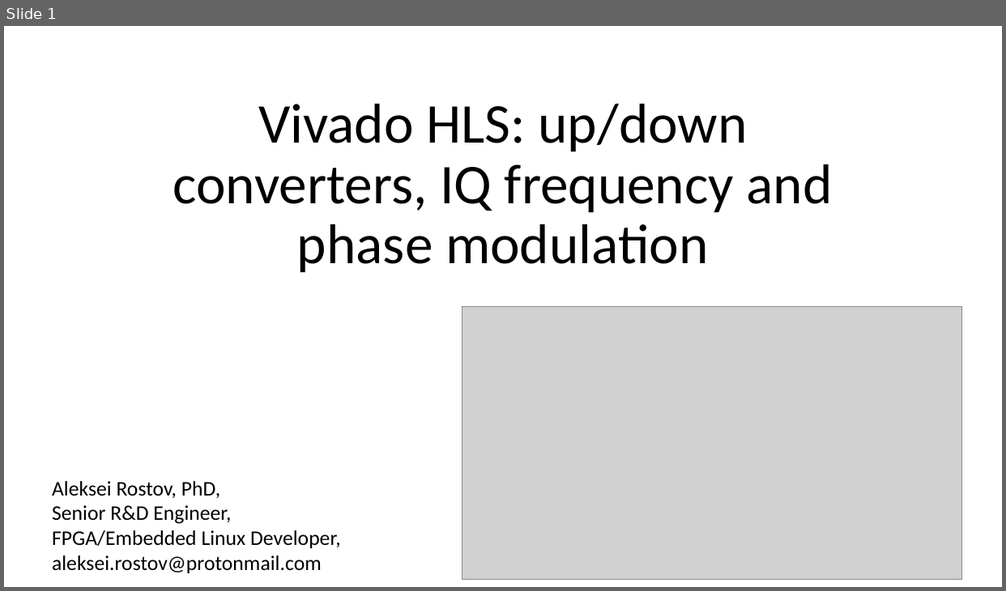
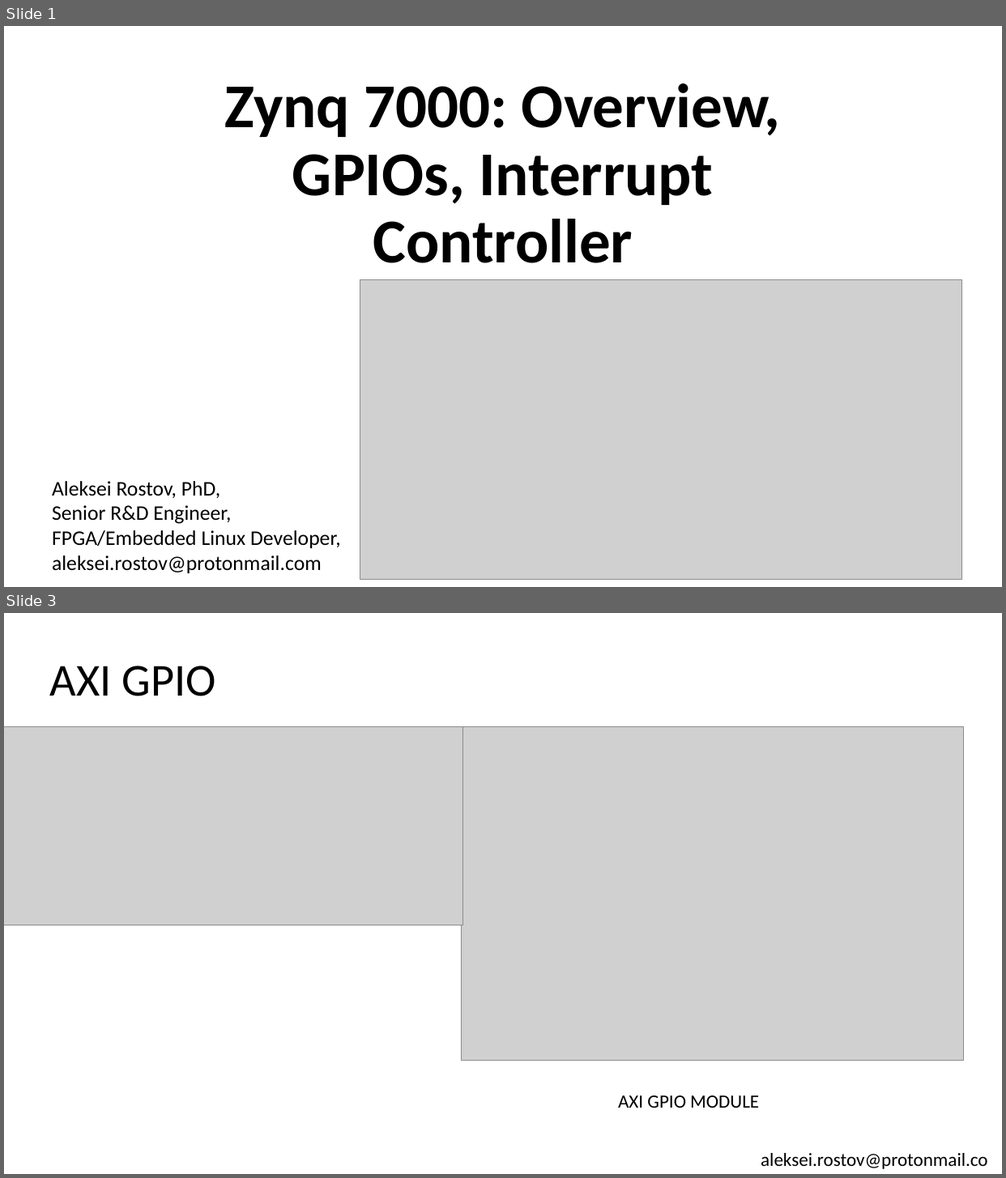
Before and after one commit to farbius/kb_radar_course, a slide deck: lesson_9/presentation/zynq_system_0v.pptx. Shown one above the other, each under a label of ours: slide 1 before the commit, slides 1 and 3 after it; the slides between them are not shown. The pictures are 1006x591 and 1006x1178 pixels, drawn with LibreOffice and Linux fonts; fonts in the diff are those of the drawing; grey boxes stand for pictures. Boxes give left, top, right and bottom in pixels: in the first picture for what was removed or moved away, otherwise in the second. Text is boxed around its words. In the diff, an @@ line names an element or a change of style, - is before the commit and + after.

```diff
--- a/lesson_9/presentation/zynq_system_0v.pptx
+++ b/lesson_9/presentation/zynq_system_0v.pptx
@@ slide 3 added at box(4, 613, 1002, 1174), background #FFFFFF @@
@@ title added at box(50, 666, 216, 696), 44 pt, text #000000 @@
+AXI GPIO
@@ picture added at box(4, 726, 463, 925) @@
@@ picture added at box(461, 726, 964, 1060) @@
@@ text added at box(618, 1096, 759, 1108), 18 pt, text #000000 @@
+AXI GPIO MODULE
@@ text added at box(761, 1153, 987, 1169), 18 pt, text #000000 @@
+aleksei.rostov@protonmail.com
@@ slide 1 changed as well @@
@@ title at box(225, 84, 781, 263): text changed; size 54 to 60 pt; bold on @@
-Vivado HLS: up/down converters, IQ frequency and phase modulation
+Zynq 7000: Overview, GPIOs, Interrupt Controller
@@ picture: place and size @@
-picture at box(462, 307, 962, 580)
+picture at box(360, 280, 962, 579)
```
Also in this commit, not shown: 1 other slide changed, 1 other slide added, 2 slides removed, 1 other file.
